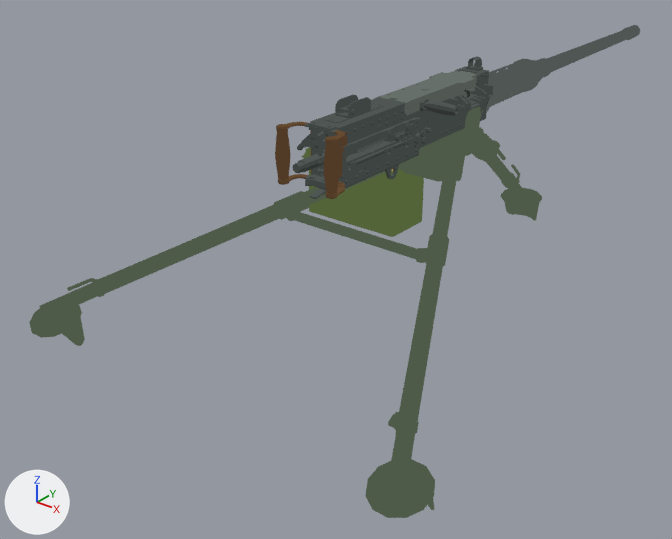
An edit to the Blender file ArtSource/HeavyMachineGuns/output/M2HB/model.blend, drawn before and after from the same camera.
Both versions are drawn from a 50 mm lens placed at (1.13, -1.89, 0.73), pointed at (-0.18, -0.25, -0.29). Every picture has the same lights, and +X, +Y and +Z are marked at lower left. The older version comes first.

Script lines for the objects in view, before the commit:
```python
mat_mount_top = emission_material('mount_top')
mat_mount_top.base_color = (0.0782, 0.105, 0.0666)  # greyish green #4f5b49
me_hinge_tripod_low_mount = bpy.data.meshes.new('Hinge_tripod_low mount')
me_hinge_tripod_low_mount.from_pydata(...)  # 481 vertices, 541 faces; spans x -0.0481..0.0513, y -0.0467..0.0467, z 0.0..0.1174
me_hinge_tripod_low_mount.materials.append(mat_mount_top)  # greyish green #4f5b49
me_tripod_body_001_low_ammo_box = bpy.data.meshes.new('Tripod_body_001_Low ammo_box')
me_tripod_body_001_low_ammo_box.from_pydata(...)  # 1207 vertices, 1258 faces; spans x -0.412..-0.103, y -0.114..0.028, z -0.224..-0.055
me_tripod_body_001_low_ammo_box.materials.append(mat_ammo_top)  # dark green #536439
me_tripod_body_001_low_mount = bpy.data.meshes.new('Tripod_body_001_Low mount')
me_tripod_body_001_low_mount.from_pydata(...)  # 3417 vertices, 3589 faces; spans x -0.512..0.512, y -0.937..0.416, z -0.308..0.055
me_tripod_body_001_low_mount.materials.append(mat_mount_top)  # greyish green #4f5b49
ob_hinge_tripod_low___mount = bpy.data.objects.new('Hinge_tripod_low / mount', me_hinge_tripod_low_mount)
ob_hinge_tripod_low___mount.location = (0.0, 0.0, 0.0)
ob_tripod_body_001_low___ammo_box = bpy.data.objects.new('Tripod_body_001_Low / ammo_box', me_tripod_body_001_low_ammo_box)
ob_tripod_body_001_low___ammo_box.location = (0.0, 0.0, 0.0)
ob_tripod_body_001_low___mount = bpy.data.objects.new('Tripod_body_001_Low / mount', me_tripod_body_001_low_mount)
ob_tripod_body_001_low___mount.location = (0.0, 0.0, 0.0)
# also in view: 'Cover.007 / gun' at (0.0, -0.13, 0.17); 'Body_M2 / gun' at (0.0, -0.14, 0.12); 'Barrel / gun' at (0.0, 0.56, 0.12); 'Reloading_handle / gun' at (0.09, -0.24, 0.14)
```
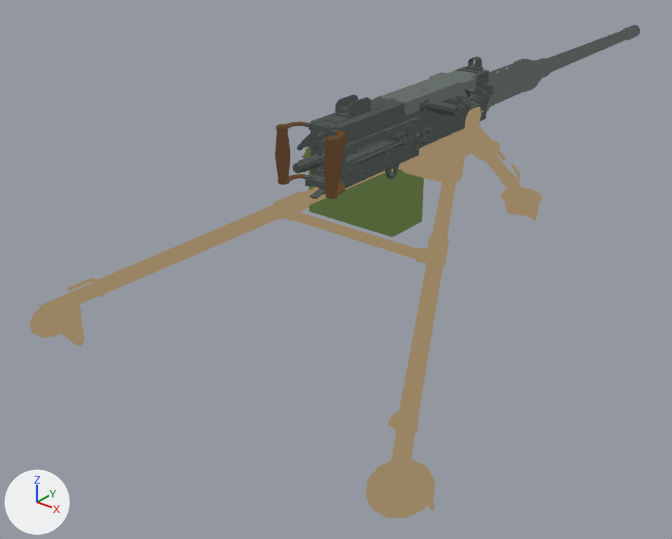
Changed parts and their boxes (x1, y1, x2, y2) in the pictures (672 x 539 px):
'Tripod_body_001_Low / mount', recoloured: (29, 127, 542, 518) in both
'Hinge_tripod_low / mount', recoloured (greyish green to brown): (455, 107, 483, 134) in both

The edits, one by one:
Material 'mount_top' (mat_mount_top) changes colour from greyish green #4f5b49 to brown #998463; in linear values from (0.0782, 0.105, 0.0666) to (0.319, 0.231, 0.125).
